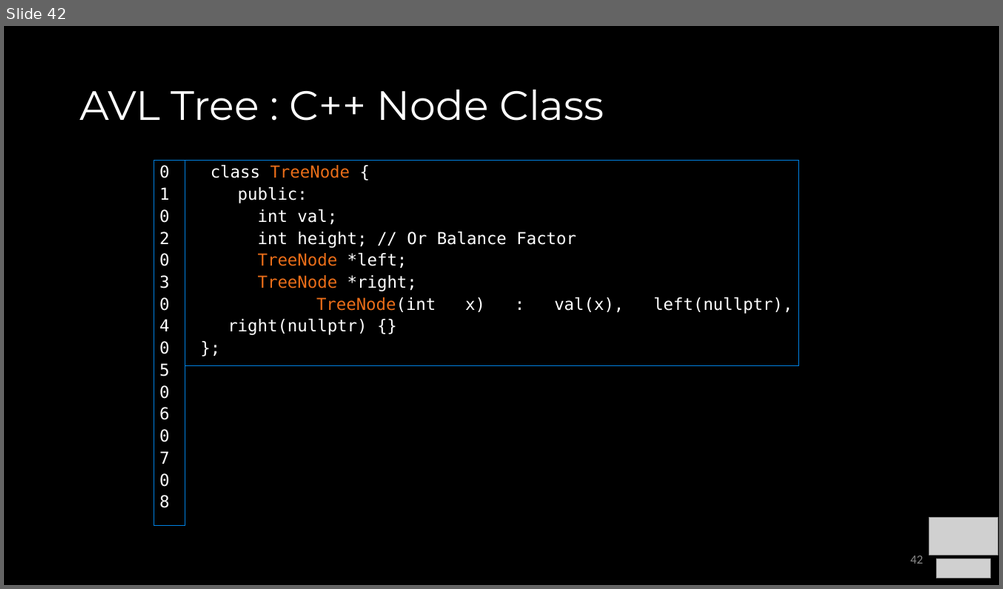
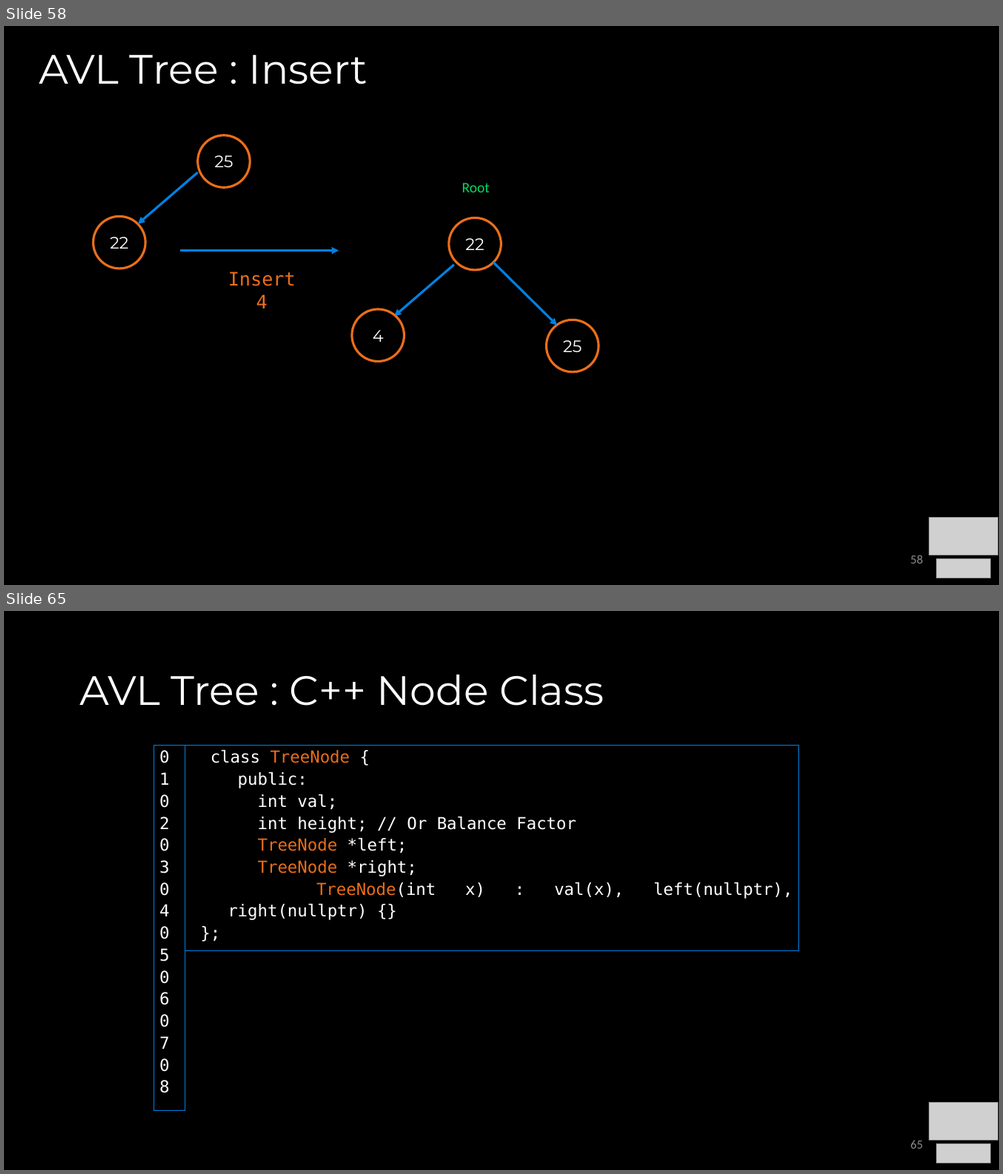
Before and after one commit to COP3530/Instructional-Content, a slide deck: Slides-PPT/4 - Balanced Trees.pptx. Shown one above the other, each under a label of ours: slide 42 before the commit, slides 58 and 65 after it; the slides between them are not shown. The pictures are 1003x589 and 1003x1174 pixels, drawn with LibreOffice and Linux fonts; fonts in the diff are those of the drawing; grey boxes stand for pictures. Boxes give left, top, right and bottom in pixels: in the first picture for what was removed or moved away, otherwise in the second. Text is boxed around its words. In the diff, an @@ line names an element or a change of style, - is before the commit and + after.

Commit message:
balanced tree changes

```diff
--- a/Slides-PPT/4 - Balanced Trees.pptx
+++ b/Slides-PPT/4 - Balanced Trees.pptx
@@ slide 58 added at bbox=[4, 26, 999, 585], background #000000 @@
@@ title added at bbox=[39, 55, 367, 84], 39.6 pt, text #FFFFFF @@
+AVL Tree : Insert
@@ ellipse added at bbox=[198, 136, 250, 188], outline #EB6E19 2.25 pt, 16 pt, text #FFFFFF @@
+25
@@ arrow added from (198, 173) to (137, 224), #0081E2 2.25 pt @@
@@ text added at bbox=[462, 183, 489, 192], 14 pt, text #00DA63 @@
+Root
@@ ellipse added at bbox=[94, 216, 146, 269], outline #EB6E19 2.25 pt, 16 pt, text #FFFFFF @@
+22
@@ ellipse added at bbox=[449, 218, 501, 270], outline #EB6E19 2.25 pt, 16 pt, text #FFFFFF @@
+22
@@ arrow added from (180, 250) to (339, 250), #0081E2 2.25 pt @@
@@ arrow added from (454, 265) to (394, 316), #0081E2 2.25 pt @@
@@ arrow added from (493, 263) to (557, 326), #0081E2 2.25 pt @@
@@ text added at bbox=[228, 272, 296, 309], 18 pt, text #EB6E19 @@
+Insert 4
@@ ellipse added at bbox=[352, 309, 404, 362], outline #EB6E19 2.25 pt, 16 pt, text #FFFFFF @@
+4
@@ ellipse added at bbox=[546, 320, 599, 372], outline #EB6E19 2.25 pt, 16 pt, text #FFFFFF @@
+25
@@ picture added at bbox=[929, 517, 998, 556] @@
@@ page number added at bbox=[910, 555, 922, 564], 12 pt, text #8C8C8C @@
+58
@@ picture added at bbox=[936, 560, 990, 579] @@
@@ what was slide 42 is now slide 65 @@
@@ page number at bbox=[910, 1141, 922, 1149]: text changed @@
-42
+65
```
Also in this commit, not shown: 12 slides changed, 21 other slides added, 1 other file.
